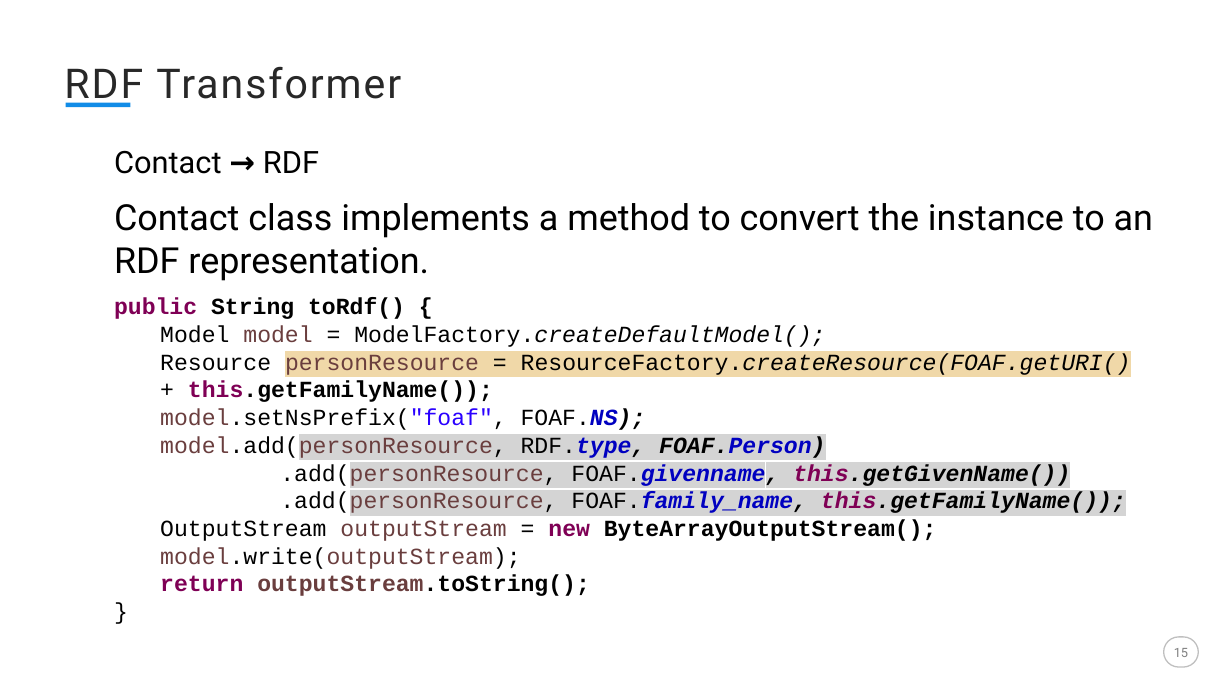
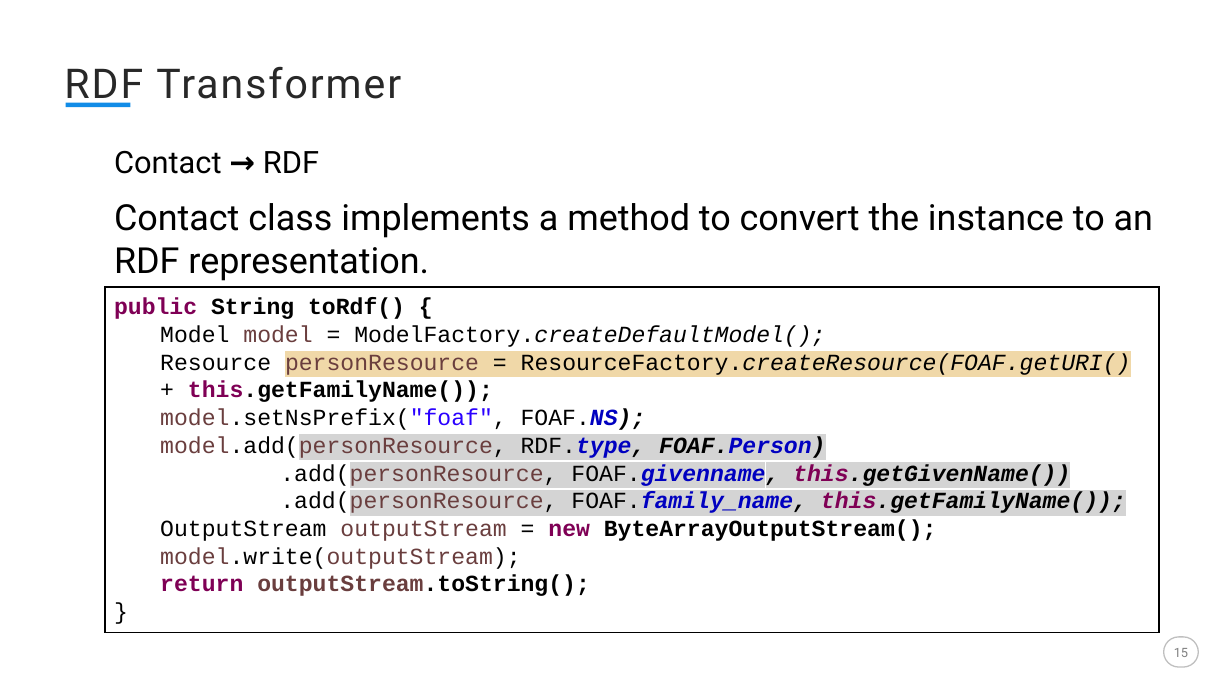
Before and after one commit to EIS-Bonn/MA-INF3232-Lab-SS2015, a slide deck: slide 15 of GroupF/Presentations/Final Presentation.pptx. Drawn at 1232x693 pixels with LibreOffice and Linux fonts; fonts in the diff are those of the drawing. Boxes give left, top, right and bottom in pixels: in the first picture for what was removed or moved away, otherwise in the second. Text is boxed around its words. In the diff, an @@ line names an element or a change of style, - is before the commit and + after.

Commit message:
small formatting fixes

```diff
--- a/GroupF/Presentations/Final Presentation.pptx
+++ b/GroupF/Presentations/Final Presentation.pptx
@@ rectangle "public String toRdf() {": place and size @@
-rectangle "public String toRdf() {" at [114,298,1131,596]
+rectangle "public String toRdf() {" at [105,287,1160,633]
@@ rectangle "public String toRdf() {" at [105,287,1160,633]: fill none to #FFFFFF; outline none to #000000 1 pt @@
```
